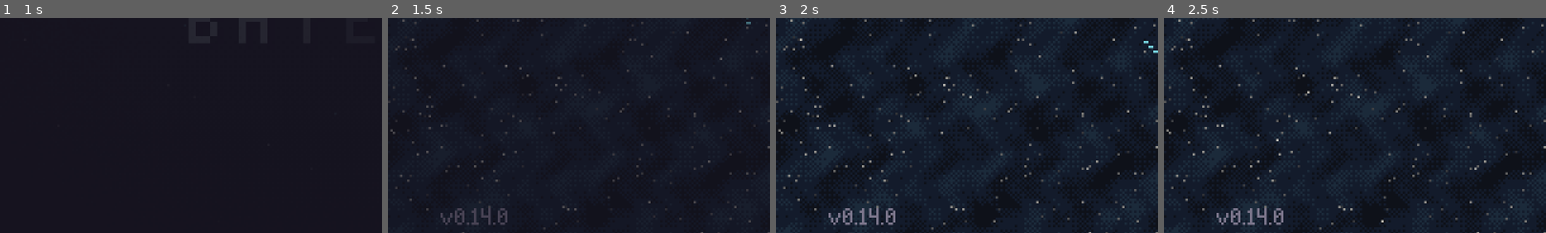
Above: before the commit, frames 1-4 (left to right).
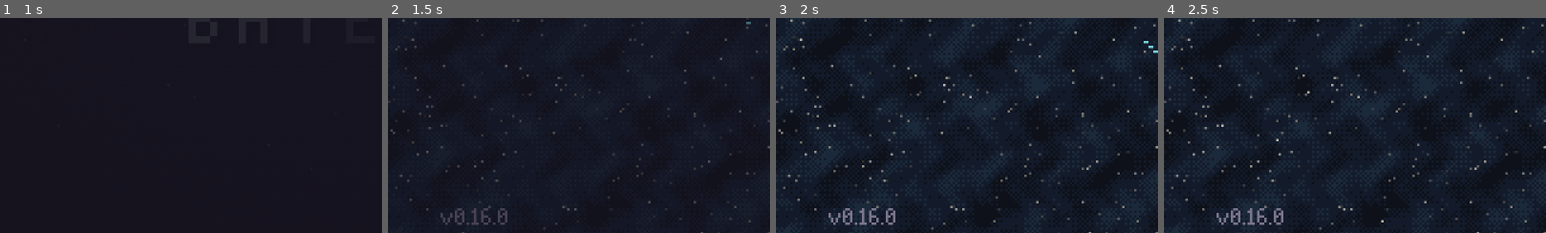
Above: after the commit, the same moments.

Repository: rodriguezric/protektor-jrpg
Game: Godot game, scene res://scenes/shell.tscn
The game is run twice, just before and just after one commit, with the same random seed, the same clock (stepped at 60 frames per second) and the same inputs.
Inputs (mouse positions are % of the whole screen's width and height, from its top left):
- Up to frame 1 (1 s): tap Enter at 0.5 s; move the mouse to (72, 45) at 0.52 s; hold Right (right) from 0.53 s (still down); hold Z (accept) from 0.53 s (still down); click (72, 45) at 0.67 s; tap Space at 0.77 s; tap Shift (run) at 0.8 s
- Up to frame 2 (1.5 s): release Right (right) at 1.25 s; release Z (accept) at 1.25 s; drag from (30, 55) to (45, 70) at 1.27 s
- Up to frame 3 (2 s): no input
- Up to frame 4 (2.5 s): move the mouse to (60, 28) at 2.02 s; hold Right (right) from 2.03 s (still down); hold Z (accept) from 2.03 s (still down); tap Shift (run) at 2.3 s
The pictures show only the part of the screen within x 0-50%, y 49-99%; the shares and areas given below are measured in that part.

Frame 1 is identical in both runs. In frame 2, less than 0.1% of the frame differs, in the area x 24-27%, y 88-97%; in frame 3, 0.1%; in frame 4, 0.1%.

Commit message:
feature_hide_a_and_analog

Diff:
--- a/project.godot
+++ b/project.godot
@@ -11,7 +11,7 @@
 [application]
 
 config/name="Protektor: Children of the Void"
-config/version="0.14.0"
+config/version="0.16.0"
 run/main_scene="res://scenes/shell.tscn"
 config/features=PackedStringArray("4.6")
 run/flush_stdout_on_print=true
--- a/scripts/actor.gd
+++ b/scripts/actor.gd
@@ -28,6 +28,9 @@
 ## Idle blinking: counts down to the next blink, then holds the eyes shut briefly.
 var blink_t := 0.0
 var blinking := false
+## Idle breathing: counts down to the next breath, then holds it in briefly.
+var breath_t := 0.0
+var breathing := false
 
 
 func _init(p_spec: Dictionary = {}) -> void:
@@ -42,6 +45,7 @@
 	add_child(sprite)
 	wander_t = randf_range(1.0, 3.0)
 	blink_t = randf_range(1.5, 4.5)
+	breath_t = randf_range(1.0, 4.0)
 	refresh()
 
 
@@ -81,7 +85,10 @@
 		return
 	var td: int = [0, 1, 2, 2][dir]
 	var m := mood + "+blink" if blinking else mood
-	sprite.texture = Art.person(spec, td, frame if pose == "walk" else 0, m, pose)
+	var f := frame if pose == "walk" else 0
+	if breathing and pose != "lie":
+		f = 4
+	sprite.texture = Art.person(spec, td, f, m, pose)
 	if pose == "lie":
 		sprite.offset = Vector2(-16, -20 - lift)
 	else:
@@ -91,6 +98,7 @@
 
 func _process(delta: float) -> void:
 	_blink(delta)
+	_breathe(delta)
 	if moving:
 		anim_t += delta * 8.0
 		var f := int(anim_t) % 4
@@ -124,6 +132,23 @@
 		blink_t = 0.12
 	else:
 		blink_t = 0.18 if randf() < 0.15 else randf_range(2.0, 5.0)
+	refresh()
+
+
+func _breathe(delta: float) -> void:
+	## Standing still, every few seconds the upper body rises a pixel for a
+	## moment: a slow breath in and out.
+	if bot or moving or pose == "lie":
+		if breathing:
+			breathing = false
+			breath_t = randf_range(1.5, 3.5)
+			refresh()
+		return
+	breath_t -= delta
+	if breath_t > 0.0:
+		return
+	breathing = not breathing
+	breath_t = randf_range(0.5, 0.8) if breathing else randf_range(2.5, 5.0)
 	refresh()
 
 
--- a/scripts/art_people.gd
+++ b/scripts/art_people.gd
@@ -2,7 +2,8 @@
 ## One renderer for every humanoid (Greywater's chibi rig). Recruits, parents and
 ## officers are just data: colours + a hair style + clothes + accessories.
 ## dir: 0 = down, 1 = up, 2 = side: a three-quarter view turned to the right
-## (flipped for left). frame: 0..3 walk cycle.
+## (flipped for left). frame: 0..3 walk cycle, 4 = standing, breathing in
+## (head, body and arms rise a pixel, feet stay planted).
 ## mood changes only the face: "", smile, sad, hollow, closed, shock, cry, angry.
 ## pose: walk (default), sit (legs tucked behind a seat), lie (flat, for pods).
 
@@ -32,7 +33,9 @@
 	var rstep := 0.0
 	var bob := 0.0
 	var swing := 0.0
-	if not sit:
+	if frame == 4:
+		bob = -1.0
+	elif not sit:
 		if frame == 1:
 			lstep = -1.0
 			bob = -1.0
--- a/scripts/touch_controls.gd
+++ b/scripts/touch_controls.gd
@@ -10,11 +10,14 @@
 ## - Wide screens: the controls live in the side bars beside the game.
 ##   16:9 screens: they overlay the corners, semi-transparent.
 ## - Walking around: a floating joystick (touch anywhere on the left part of
-##   the screen; a small push walks, a big push runs), A = OK, and MENU.
-## - Tapping the game itself presses OK (advances dialog). Menus and dialog
-##   choices are tapped directly: tap a row to select it, tap again to choose.
+##   the screen; a small push walks, a big push runs) and MENU. The stick is
+##   only drawn while a thumb holds it.
+## - There is no A button: tapping the game itself presses OK (talk, advance
+##   dialog...), and so does a quick tap that never pushes the stick. Menus
+##   and dialog choices are tapped directly: tap a row to select it, tap again
+##   to choose.
 ## - Screens driven by arrows (star map, training, slots...): the joystick
-##   steers the cursor, with A and B.
+##   steers the cursor, a tap is OK, with B.
 ## - Deployments: the joystick aims the Protektor (any angle, not just the
 ##   eight directions) and tapping anywhere else fires; hold to keep firing.
 ##   The top-right button pauses.
@@ -51,17 +54,22 @@
 ## Reference counts per action, so two sources can hold the same action.
 var held := {}
 ## Joystick state: which finger holds it, its ring centre and knob, its size,
-## where its ghost rests, and the directions it is pressing.
+## and the directions it is pressing.
 var joy_finger := -1
 var joy_origin := Vector2.ZERO
 var joy_knob := Vector2.ZERO
 var joy_radius := 1.0
-var joy_rest := Vector2.ZERO
 var joy_dirs := {}
 ## When the ring had to shift to stay on screen, the thumb's starting offset
 ## from its centre, so touching down never counts as a push.
 var joy_offset := Vector2.ZERO
 var joy_blocked := true
+## When the stick was touched and whether it was ever pushed: a quick touch
+## that never leaves the dead centre counts as a tap (OK).
+var joy_start_ms := 0
+var joy_pushed := false
+## A touch on the stick shorter than this (ms) without a push is a tap.
+const JOY_TAP_MS := 300
 var running := false
 ## "field" (walking around and every other screen) or "mission" (aim + fire).
 var layout := ""
@@ -102,26 +110,13 @@
 	ck = maxf(ck, min_k)
 	var m := 4.0 * ck
 	controls.clear()
-	var left_c: Vector2
-	var right_c: Vector2
-	if in_bars:
-		left_c = Vector2(bar / 2.0, win.y * 0.62)
-		right_c = Vector2(win.x - bar / 2.0, win.y * 0.62)
-	else:
-		left_c = Vector2(m + PAD_ART * ck / 2.0, win.y - m - PAD_ART * ck / 2.0)
-		right_c = Vector2(win.x - m - PAD_ART * ck / 2.0, win.y - m - PAD_ART * ck / 2.0)
 	# the shared top-right slot: MENU and B are the same size, same place
 	var ss := 21.0 * _scale_for("b")
 	var slot_c := Vector2(win.x - bar / 2.0, maxf(win.y * 0.14, m + ss / 2.0)) if in_bars else Vector2(win.x - m - ss / 2.0, m + ss / 2.0)
 	_add("menu", slot_c, "menu", "", "menu")
 	_add("b", slot_c, "b", "cancel", "button")
 	# the joystick isn't a fixed control: it appears where you touch
-	joy_rest = left_c
 	joy_radius = PAD_ART * ck / 2.0
-	if layout != "mission":
-		# in a deployment every tap off the stick fires, so there's no A
-		var s := 21.0 * _scale_for("a")
-		_add("a", right_c + Vector2(s * 0.25, s * 0.1), "a", "accept", "button")
 	queue_redraw()
 
 
@@ -166,12 +161,12 @@
 	# text, choices are tapped directly); they return when the box closes
 	var want_hidden: Array = []
 	if _dialog_up():
-		want_hidden = ["pad", "a", "b"]
+		want_hidden = ["pad", "b"]
 	elif _menu_up():
-		want_hidden = ["pad", "a"]
+		want_hidden = ["pad"]
 	elif layout == "field" and not _field_control() and not _arrow_screen():
 		# cutscenes and fades: nothing to steer, and a tap still means OK
-		want_hidden = ["pad", "a", "b"]
+		want_hidden = ["pad", "b"]
 	if not want_hidden.is_empty():
 		if want_hidden != hidden_ids:
 			if dialog_fade == 0.0 or not hidden_ids.has("pad"):
@@ -224,22 +219,17 @@
 
 
 func _draw_joystick(a: float) -> void:
-	## The stick under your thumb while held; otherwise a faint ghost where it
-	## usually sits, so you know it's there.
+	## The stick under your thumb, only while it is held.
 	var base := Art.ui("t_joy_base")
 	var knob := Art.ui("t_joy_knob_on" if running else "t_joy_knob")
 	var bs := Vector2(joy_radius * 2.0, joy_radius * 2.0)
 	var ks := bs * (19.0 / 37.0)
-	if joy_finger >= 0:
-		draw_texture_rect(base, Rect2((joy_origin - bs / 2.0).round(), bs), false, Color(1, 1, 1, a * 0.85))
-		draw_texture_rect(knob, Rect2((joy_knob - ks / 2.0).round(), ks), false, Color(1, 1, 1, a))
-		if running:
-			draw_arc(joy_origin, joy_radius * 1.08, 0, TAU, 40, Color(Pal.SYNC, 0.4 * a), maxf(1.0, ck * 0.75))
-	elif not joy_blocked:
-		var g := a * 0.3 * (1.0 - dialog_fade)
-		if g > 0.01:
-			draw_texture_rect(base, Rect2((joy_rest - bs / 2.0).round(), bs), false, Color(1, 1, 1, g))
-			draw_texture_rect(knob, Rect2((joy_rest - ks / 2.0).round(), ks), false, Color(1, 1, 1, g))
+	if joy_finger < 0:
+		return
+	draw_texture_rect(base, Rect2((joy_origin - bs / 2.0).round(), bs), false, Color(1, 1, 1, a * 0.85))
+	draw_texture_rect(knob, Rect2((joy_knob - ks / 2.0).round(), ks), false, Color(1, 1, 1, a))
+	if running:
+		draw_arc(joy_origin, joy_radius * 1.08, 0, TAU, 40, Color(Pal.SYNC, 0.4 * a), maxf(1.0, ck * 0.75))
 
 
 # -------------------------------------------------------------------- input --
@@ -278,6 +268,8 @@
 			joy_origin = e.position.clamp(Vector2(joy_radius + 2, joy_radius + 2), win - Vector2(joy_radius + 2, joy_radius + 2))
 			joy_offset = e.position - joy_origin
 			joy_knob = joy_origin
+			joy_start_ms = Time.get_ticks_msec()
+			joy_pushed = false
 			Game.buzz(6)
 			queue_redraw()
 			return
@@ -318,7 +310,12 @@
 			"":
 				pass
 			"joy":
+				var quick := not joy_pushed and Time.get_ticks_msec() - joy_start_ms < JOY_TAP_MS
 				_joy_release()
+				if quick and layout != "mission":
+					# a tap on the stick that never pushed it: OK
+					_tap("accept")
+					Game.buzz(8)
 			"fire":
 				_release("accept")
 			"game":
@@ -507,6 +504,8 @@
 		v = p - joy_origin
 	joy_knob = p
 	var k := v.length() / joy_radius
+	if k > JOY_DEAD:
+		joy_pushed = true
 	if layout == "mission":
 		Game.touch_aim = v / joy_radius if k > JOY_DEAD else Vector2.ZERO
 		queue_redraw()
--- a/tools/autotest.gd
+++ b/tools/autotest.gd
@@ -295,6 +295,16 @@
 	print("[touch] stick at touch=%s walked_right=%.1f (0.6s) running=%s ran=%.1f (0.4s)" % [at_touch, walked, tc.running, w.player.position.x - run0.x])
 	_finger(1, start, false)
 	await wait(0.3)
+	# no A button: a quick tap on the stick (never pushed) presses OK, and the
+	# stick is only drawn while held
+	var saw := {"accept": false}
+	var watch := func() -> void:
+		if Input.is_action_pressed("accept"):
+			saw.accept = true
+	get_tree().process_frame.connect(watch)
+	await _touch_tap(start, 0.2)
+	get_tree().process_frame.disconnect(watch)
+	print("[touch] no A=%s stick tap accepted=%s stick hidden=%s" % [tc.controls.all(func(x): return x.id != "a"), saw.accept, tc.joy_finger < 0])
 	# MENU opens the pilot status; B closes it
 	await _touch_tap(_control("menu"), 0.8)
 	var open := false
--- a/tools/sheet.gd
+++ b/tools/sheet.gd
@@ -37,6 +37,17 @@
 				put(ArtPeople.render(s, 0, 0, "", "sit").img)
 			for s in Data.EXTRAS:
 				put(ArtPeople.render(s, 0, 0).img)
+		"breath":
+			# idle breathing: each view at rest, then breathing in (frame 4)
+			out = Image.create_empty(34 * 8 + 2, 34 * 4 + 2, false, Image.FORMAT_RGBA8)
+			out.fill(Color("3a3548"))
+			for id in ["hiro", "pala", "midas", "officer"]:
+				var s: Dictionary = Data.CAST[id]
+				for d in 3:
+					put(ArtPeople.render(s, d, 0).img)
+					put(ArtPeople.render(s, d, 4).img)
+				put(ArtPeople.render(s, 0, 0, "", "sit").img)
+				put(ArtPeople.render(s, 0, 4, "", "sit").img)
 		"faces":
 			# close-up of front and side heads for hairline / eye work
 			out = Image.create_empty(34 * 8 + 2, 34 * 3 + 2, false, Image.FORMAT_RGBA8)
